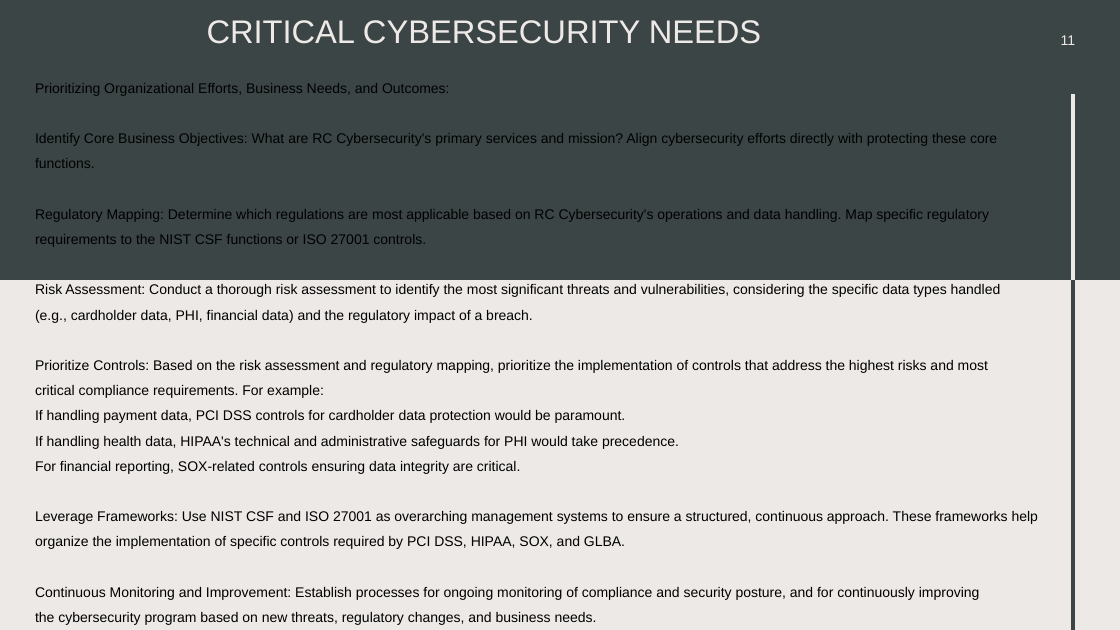
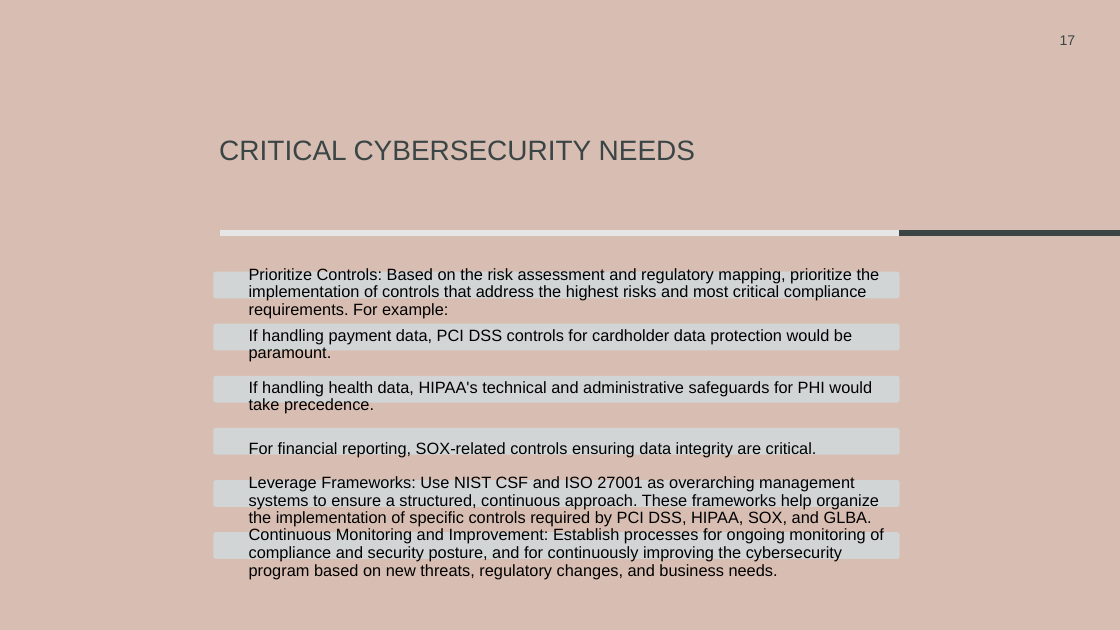
Before and after one commit to rcoon1/GCU-Masters, a slide deck: slide 17 of CYB-690/Topic 2/Security Framework RCoon.pptx (slide 11 before the commit). Drawn at 1120x630 pixels with LibreOffice and Linux fonts; fonts in the diff are those of the drawing; background and template pictures are left out. Boxes give left, top, right and bottom in pixels: in the first picture for what was removed or moved away, otherwise in the second. Text is boxed around its words. In the diff, an @@ line names an element or a change of style, - is before the commit and + after.

```diff
--- a/CYB-690/Topic 2/Security Framework RCoon.pptx
+++ b/CYB-690/Topic 2/Security Framework RCoon.pptx
@@ background #EDE9E6 to #D8BEB2 @@
@@ rectangle removed at [0,0,1120,280] @@
@@ page number at [1060,35,1076,45]: text changed; text colour #EDE9E6 to #3B4546 @@
-11
+17
@@ text removed at [35,83,1038,625] @@
-Prioritizing Organizational Efforts, Business Needs, and Outcomes:
-Identify Core Business Objectives: What are RC Cybersecurity's primary services and mission? Align cybersecurity efforts directly with protecting these core functions.
-Regulatory Mapping: Determine which regulations are most applicable based on RC Cybersecurity's operations and data handling. Map specific regulatory requirements to the NIST CSF functions or ISO 27001 controls.
-Risk Assessment: Conduct a thorough risk assessment to identify the most significant threats and vulnerabilities, considering the specific data types handled (e.g., cardholder data, PHI, financial data) and the regulatory impact of a breach.
-Prioritize Controls: Based on the risk assessment and regulatory mapping, prioritize the implementation of controls that address the highest risks and most critical compliance requirements. For example:
-If handling payment data, PCI DSS controls for cardholder data protection would be paramount.
-If handling health data, HIPAA's technical and administrative safeguards for PHI would take precedence.
-For financial reporting, SOX-related controls ensuring data integrity are critical.
-Leverage Frameworks: Use NIST CSF and ISO 27001 as overarching management systems to ensure a structured, continuous approach. These frameworks help organize the implementation of specific controls required by PCI DSS, HIPAA, SOX, and GLBA.
-Continuous Monitoring and Improvement: Establish processes for ongoing monitoring of compliance and security posture, and for continuously improving the cybersecurity program based on new threats, regulatory changes, and business needs.
@@ line removed from (1073, 280) to (1073, 94) @@
@@ title "CRITICAL CYBERSECURITY NEEDS": place and size @@
-title "CRITICAL CYBERSECURITY NEEDS" at [207,20,761,44]
+title "CRITICAL CYBERSECURITY NEEDS" at [219,140,695,161]
@@ title "CRITICAL CYBERSECURITY NEEDS" at [219,140,695,161]: size 28 to 24 pt, text colour #EDE9E6 to #3B4546 @@
@@ line added from (220, 233) to (900, 233), #E7E6E6 4.5 pt @@
@@ line added from (900, 233) to (1120, 233), #3B4546 4.5 pt @@
@@ line removed from (1073, 630) to (1073, 280) @@
@@ group added at [213,268,900,579]: 6 rounded rectangles, 6 texts @@
+Prioritize Controls: Based on the risk assessment and regulatory mapping, prioritize the implementation of controls that address the highest risks and most critical compliance requirements. For example:
+If handling payment data, PCI DSS controls for cardholder data protection would be paramount.
+If handling health data, HIPAA's technical and administrative safeguards for PHI would take precedence.
+For financial reporting, SOX-related controls ensuring data integrity are critical.
+Leverage Frameworks: Use NIST CSF and ISO 27001 as overarching management systems to ensure a structured, continuous approach. These frameworks help organize the implementation of specific controls required by PCI DSS, HIPAA, SOX, and GLBA.
+Continuous Monitoring and Improvement: Establish processes for ongoing monitoring of compliance and security posture, and for continuously improving the cybersecurity program based on new threats, regulatory changes, and business needs.
```
Also in this commit, not shown: 2 other slides changed, 9 slides added, 2 slides removed.
